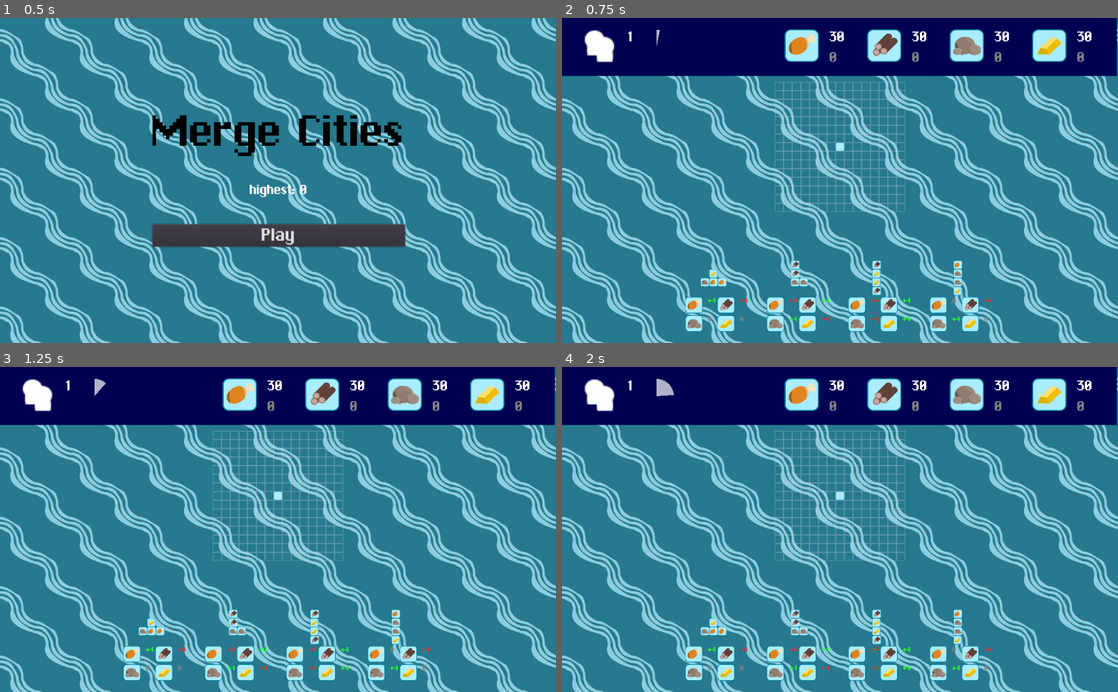
Above: before the commit, frames 1-4 (two rows, left to right).
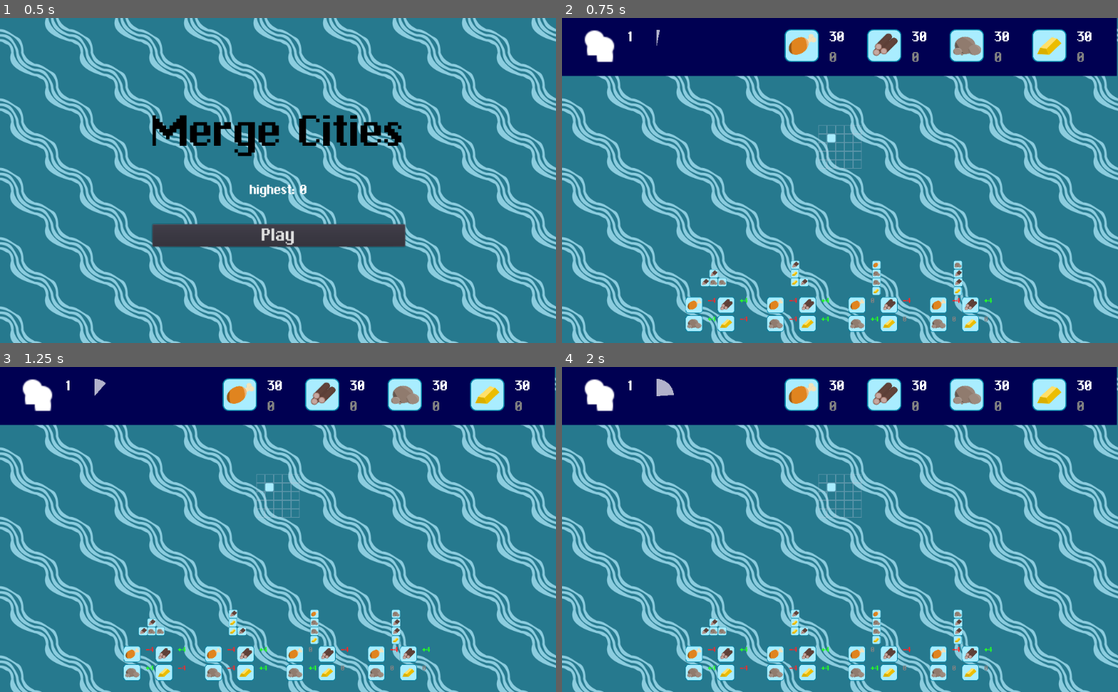
Above: after the commit, the same moments.

Repository: T4g1/gd-wildjam13
Game: Godot game, scene res://main.tscn
The game is run twice, just before and just after one commit, with the same random seed, the same clock (stepped at 60 frames per second) and the same inputs.
Inputs (mouse positions are in pixels of both pictures, inside the frame that each line leads up to):
- Up to frame 1 (0.5 s): no input
- Up to frame 2 (0.75 s): click "Play" at 0.5 s
- Up to frame 3 (1.25 s): no input
- Up to frame 4 (2 s): tap Enter at 1.25 s; drag from (717, 627) to (895, 458) at 1.27 s

Frame 1 is identical in both runs. In frame 2, 2.3% of the frame differs, in the area x 25-78%, y 19-94%; in frame 3, 2.3%; in frame 4, 2.3%.

Commit message:
[enh] Show defeat reason

Diff:
--- a/main.gd
+++ b/main.gd
@@ -8,13 +8,13 @@
 
 	$Game.start_game()
 
-func _on_game_over(score):
+func _on_game_over(score, reason):
 	var is_highest = score > highest
 	if is_highest:
 		highest = score
 		$Introduction.set_highest(score)
 
-	$GameOver.display(score, is_highest)
+	$GameOver.display(reason, score, is_highest)
 
 func _on_popup_hide():
 	$Introduction.visible = true
--- a/nodes/City/City.gd
+++ b/nodes/City/City.gd
@@ -65,16 +65,27 @@
 	else:
 		return false
 
-func can_be_placed(polymino):
-	# Check every cell position possible for valid placement
-	# TODO: check for all rotation too
-	for x in range($Grid.grid_size - polymino.TETROMINO_SIZE + 1):
-		for y in range($Grid.grid_size - polymino.TETROMINO_SIZE + 1):
-			var cell_position = Vector2(x, y)
-			if is_valid_placement(polymino, cell_position):
-				return true
+func can_be_placed(polymino : Polymino):
+	var placement_possible = false
 
-	return false
+	# For every rotation
+	for __ in range(4):
+		# We cannot exit the for loop, the polymino needs to be rotated until it get back to
+		# initial position
+		if placement_possible:
+			continue
+
+		# Check every cell position possible for valid placement
+		for x in range($Grid.grid_size):# - polymino.TETROMINO_SIZE + 1):
+			for y in range($Grid.grid_size):# - polymino.TETROMINO_SIZE + 1):
+				var cell_position = Vector2(x, y)
+
+				if is_valid_placement(polymino, cell_position):
+					placement_possible = true
+
+		polymino.clockwise_rotate()
+
+	return placement_possible
 
 func is_valid_placement(polymino, cell_position):
 	# Check placement position is empty
--- a/nodes/City/City.tscn
+++ b/nodes/City/City.tscn
@@ -7,11 +7,14 @@
 [node name="City" type="Control"]
 mouse_filter = 2
 script = ExtResource( 1 )
+starting_point = Vector2( 1, 1 )
 
 [node name="Grid" parent="." instance=ExtResource( 2 )]
+grid_size = 5
 
 [node name="Ghost" parent="." instance=ExtResource( 3 )]
 visible = false
+shape = 0
 ghost = true
 
 [node name="Blocs" type="Node2D" parent="."]
--- a/scenes/Game/game.gd
+++ b/scenes/Game/game.gd
@@ -119,16 +119,22 @@
 		doom.start()
 
 func check_game_over():
+	if !running:
+		return
+
 	# Check at least one polymino can be placed
 	var can_play = false
 	for polymino in get_tree().get_nodes_in_group("dragable"):
 		if player_city.can_be_placed(polymino):
 			can_play = true
 
-	if !can_play or resources_manager.is_empty():
-		_on_game_over()
+	if !can_play:
+		_on_game_over("No more possible merge")
 
-func _on_game_over():
+	if resources_manager.is_empty():
+		_on_game_over("No more resources")
+
+func _on_game_over(reason : String):
 	timer.stop()
 
 	running = false
@@ -137,5 +143,5 @@
 		held_object = null
 		player_city.hide_ghost()
 
-	emit_signal("game_over", resources_manager.population)
+	emit_signal("game_over", resources_manager.population, reason)
 	$SFX/game_over.play()
--- a/scenes/GameOver/GameOver.gd
+++ b/scenes/GameOver/GameOver.gd
@@ -1,12 +1,14 @@
 extends AcceptDialog
 
+onready var reasonLabel: Label = $VBoxContainer/Reason
 onready var scoreLabel: Label = $VBoxContainer/Score
 onready var highestLabel: Label = $VBoxContainer/Highest
 
 func _ready():
 	get_ok().text = "I love this game"
 
-func display(score, is_highest):
+func display(reason, score, is_highest):
+	reasonLabel.text = reason
 	scoreLabel.text = str(score)
 
 	visible = true
--- a/scenes/GameOver/GameOver.tscn
+++ b/scenes/GameOver/GameOver.tscn
@@ -3,7 +3,6 @@
 [ext_resource path="res://scenes/GameOver/GameOver.gd" type="Script" id=1]
 
 [node name="GameOver" type="AcceptDialog"]
-visible = true
 anchor_left = 0.5
 anchor_top = 0.5
 anchor_right = 0.5
@@ -13,36 +12,41 @@
 margin_right = 125.0
 margin_bottom = 83.0
 window_title = "Game Over"
-dialog_text = "And this is how the last kingdom fell"
 script = ExtResource( 1 )
 
 [node name="VBoxContainer" type="VBoxContainer" parent="."]
 margin_left = 8.0
-margin_top = 22.0
+margin_top = 8.0
 margin_right = 241.0
 margin_bottom = 95.0
 
-[node name="Label" type="Label" parent="VBoxContainer"]
+[node name="Reason" type="Label" parent="VBoxContainer"]
 margin_right = 233.0
 margin_bottom = 14.0
+align = 1
+
+[node name="Label" type="Label" parent="VBoxContainer"]
+margin_top = 18.0
+margin_right = 233.0
+margin_bottom = 32.0
 text = "Your score is"
 align = 1
 
 [node name="Score" type="Label" parent="VBoxContainer"]
-margin_top = 18.0
+margin_top = 36.0
 margin_right = 233.0
-margin_bottom = 32.0
+margin_bottom = 50.0
 text = "16"
 align = 1
 
 [node name="Separator" type="Label" parent="VBoxContainer"]
-margin_top = 36.0
-margin_right = 233.0
-margin_bottom = 50.0
-
-[node name="Highest" type="Label" parent="VBoxContainer"]
 margin_top = 54.0
 margin_right = 233.0
 margin_bottom = 68.0
+
+[node name="Highest" type="Label" parent="VBoxContainer"]
+margin_top = 72.0
+margin_right = 233.0
+margin_bottom = 86.0
 text = "New record!"
 align = 1
